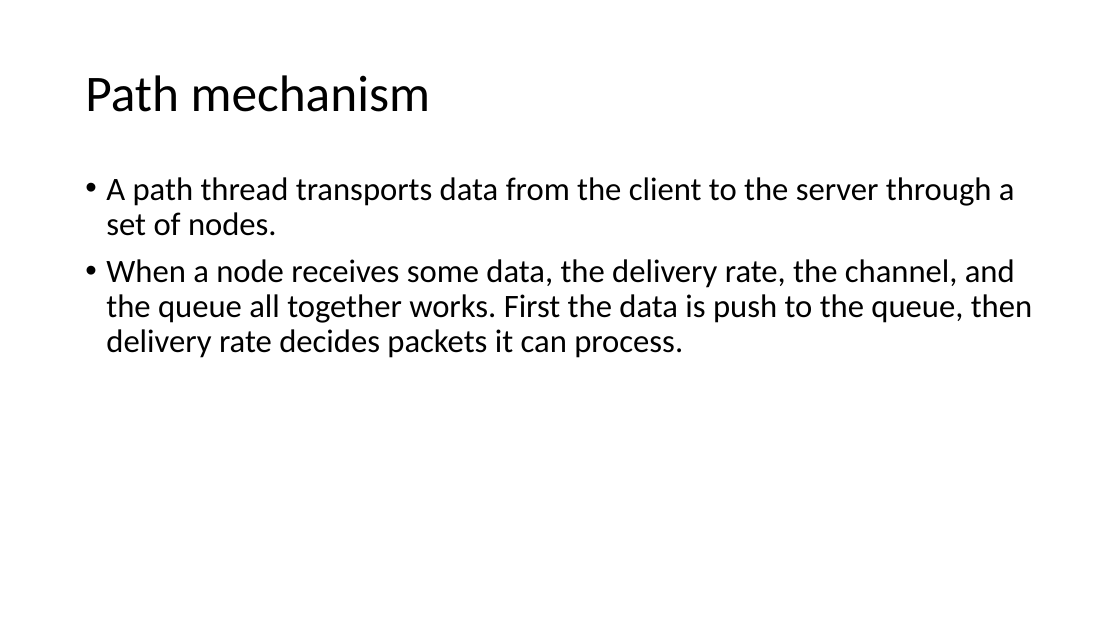
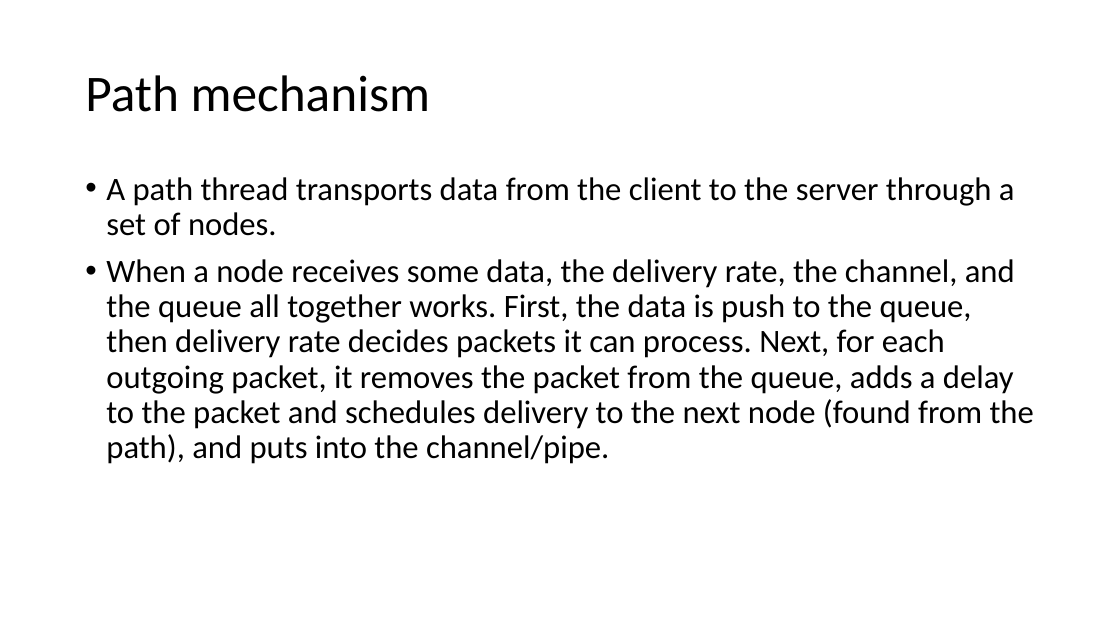
Before and after one commit to adhocmaster/pyns, a slide deck: slide 12 of doc/plan.pptx. Drawn at 1120x630 pixels with LibreOffice and Linux fonts; fonts in the diff are those of the drawing. Boxes give left, top, right and bottom in pixels: in the first picture for what was removed or moved away, otherwise in the second. Text is boxed around its words. In the diff, an @@ line names an element or a change of style, - is before the commit and + after.

```diff
--- a/doc/plan.pptx
+++ b/doc/plan.pptx
@@ text at [106, 259, 1034, 464]: text changed @@
-• When a node receives some data, the delivery rate, the channel, and the queue all together works. First the data is push to the queue, then delivery rate decides packets it can process.
+• When a node receives some data, the delivery rate, the channel, and the queue all together works. First, the data is push to the queue, then delivery rate decides packets it can process. Next, for each outgoing packet, it removes the packet from the queue, adds a delay to the packet and schedules delivery to the next node (found from the path), and puts into the channel/pipe.
```
Also in this commit, not shown: 1 slide added, 16 other files.
